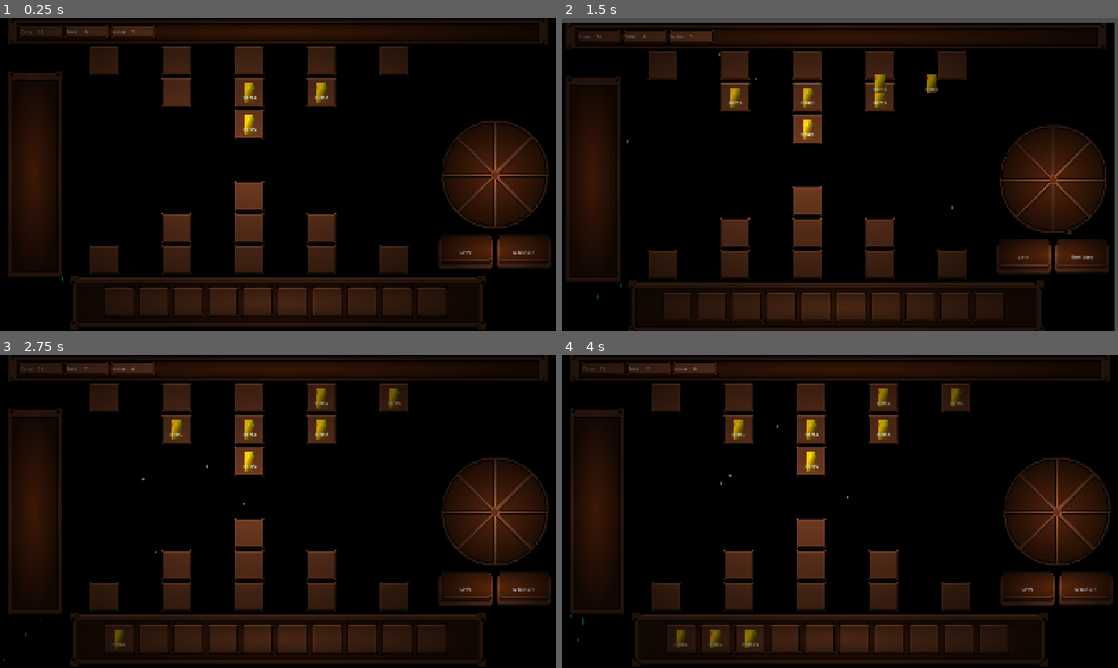
Above: before the commit, frames 1-4 (two rows, left to right).
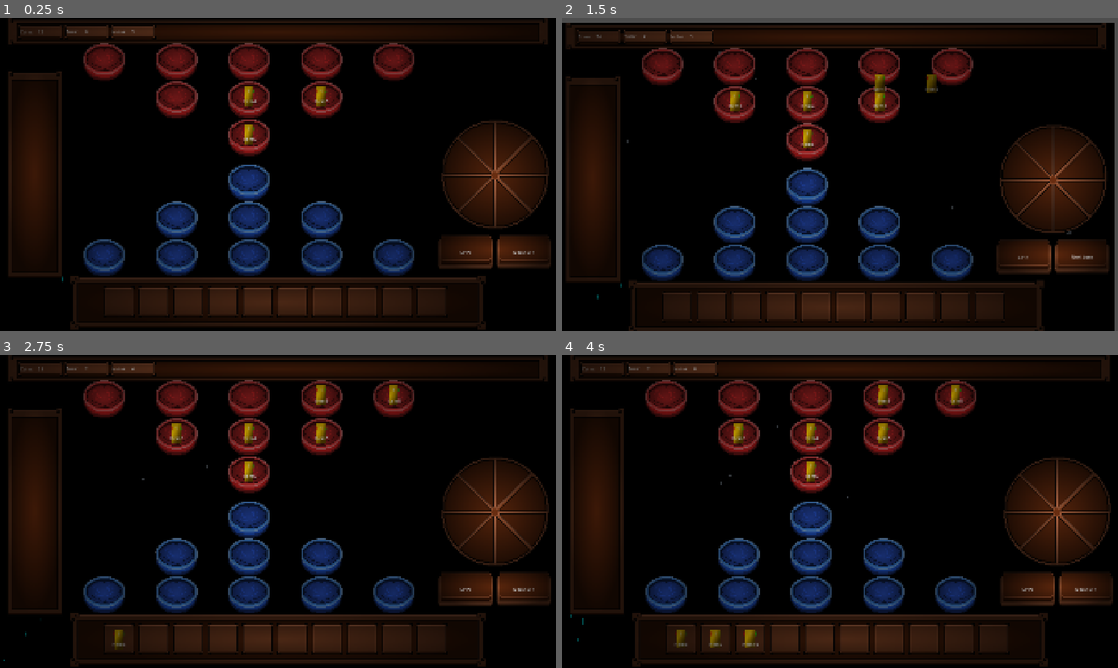
Above: after the commit, the same moments.

Repository: ArmanKianian/Untitled
Game: Godot game, scene res://scenes/game.tscn
Two runs of this game, one before a commit and one after it. Both use one fixed random seed, a clock stepped at 60 frames per second and the inputs below.
Inputs:
- Up to frame 1 (0.25 s): no input
- Up to frame 2 (1.5 s): click "Next turn" at 0.5 s; click "Next turn" at 1.25 s
- Up to frame 3 (2.75 s): click "SPIN" at 2 s
- Up to frame 4 (4 s): click "SPIN" at 2.75 s; click "SPIN" at 3.5 s

The runs differ from the first frame. In frame 1, 12% of the frame differs, in the area x 15-75%, y 8-83%; in frame 2, 12%, in the area x 11-74%, y 9-84%; in frame 3, 12%; in frame 4, 12%.

Commit message:
Graphic Update
Now we have stand for war square slots

Diff:
--- /dev/null
+++ b/scenes/enemy_stand.tscn
@@ -0,0 +1,34 @@
+[gd_scene format=3 uid="uid://ctuyshu8kwaeb"]
+
+[ext_resource type="Script" uid="uid://t4jfqi8v1qvp" path="res://scripts/slot.gd" id="1_hyckq"]
+[ext_resource type="Texture2D" uid="uid://cannd6mcrlcrh" path="res://Assets/enemy_stand.png" id="2_hyckq"]
+
+[sub_resource type="RectangleShape2D" id="RectangleShape2D_hyckq"]
+size = Vector2(106, 94)
+
+[sub_resource type="Gradient" id="Gradient_iywne"]
+colors = PackedColorArray(0.9691369, 0.9691369, 0.9691368, 1, 1, 1, 1, 0)
+
+[sub_resource type="GradientTexture2D" id="GradientTexture2D_hyckq"]
+gradient = SubResource("Gradient_iywne")
+fill = 1
+fill_from = Vector2(0.5, 0.5)
+fill_to = Vector2(0.5, 0)
+
+[node name="player_stand" type="Area2D" unique_id=1963932317]
+script = ExtResource("1_hyckq")
+
+[node name="Sprite2D" type="Sprite2D" parent="." unique_id=184291915]
+position = Vector2(0, 20)
+scale = Vector2(3, 3)
+texture = ExtResource("2_hyckq")
+
+[node name="CollisionShape2D" type="CollisionShape2D" parent="." unique_id=325315918]
+shape = SubResource("RectangleShape2D_hyckq")
+
+[node name="PointLight2D" type="PointLight2D" parent="." unique_id=1705164163]
+position = Vector2(0.49999833, 7.4999967)
+scale = Vector2(2.0028408, 2.002841)
+energy = 0.4
+texture = SubResource("GradientTexture2D_hyckq")
+texture_scale = 1.1
--- a/scenes/game.tscn
+++ b/scenes/game.tscn
@@ -58,14 +58,17 @@
 [sub_resource type="StyleBoxTexture" id="StyleBoxTexture_1kice"]
 texture = ExtResource("9_5newe")
 
-[sub_resource type="Gradient" id="Gradient_iywne"]
+[sub_resource type="Gradient" id="Gradient_1kice"]
 colors = PackedColorArray(0.9691369, 0.9691369, 0.9691368, 1, 1, 1, 1, 0)
 
 [sub_resource type="GradientTexture2D" id="GradientTexture2D_8nxoa"]
-gradient = SubResource("Gradient_iywne")
+gradient = SubResource("Gradient_1kice")
 fill = 1
 fill_from = Vector2(0.5, 0.5)
 fill_to = Vector2(0.5, 0)
+
+[sub_resource type="Gradient" id="Gradient_iywne"]
+colors = PackedColorArray(0.9691369, 0.9691369, 0.9691368, 1, 1, 1, 1, 0)
 
 [sub_resource type="GradientTexture2D" id="GradientTexture2D_1kice"]
 gradient = SubResource("Gradient_iywne")
@@ -334,6 +337,7 @@
 [node name="PointLight2D5" type="PointLight2D" parent="Lightings" unique_id=543279182]
 position = Vector2(-97.5, -52.500015)
 scale = Vector2(19.984375, 12.234374)
+energy = 0.2
 texture = SubResource("GradientTexture2D_1kice")
 
 [node name="PointLight2D6" type="PointLight2D" parent="Lightings" unique_id=1749836136]
--- /dev/null
+++ b/scenes/player_stand.tscn
@@ -0,0 +1,34 @@
+[gd_scene format=3 uid="uid://c6f5u2xnhgnxh"]
+
+[ext_resource type="Script" uid="uid://t4jfqi8v1qvp" path="res://scripts/slot.gd" id="1_v7bkm"]
+[ext_resource type="Texture2D" uid="uid://cmsy1754hhagx" path="res://Assets/player_stand.png" id="2_v7bkm"]
+
+[sub_resource type="RectangleShape2D" id="RectangleShape2D_yw4vu"]
+size = Vector2(106, 94)
+
+[sub_resource type="Gradient" id="Gradient_v7bkm"]
+colors = PackedColorArray(0.9691369, 0.9691369, 0.9691368, 1, 1, 1, 1, 0)
+
+[sub_resource type="GradientTexture2D" id="GradientTexture2D_v7bkm"]
+gradient = SubResource("Gradient_v7bkm")
+fill = 1
+fill_from = Vector2(0.5, 0.5)
+fill_to = Vector2(0.5, 0)
+
+[node name="player_stand" type="Area2D" unique_id=1963932317]
+script = ExtResource("1_v7bkm")
+
+[node name="Sprite2D" type="Sprite2D" parent="." unique_id=184291915]
+position = Vector2(0, 20)
+scale = Vector2(3, 3)
+texture = ExtResource("2_v7bkm")
+
+[node name="CollisionShape2D" type="CollisionShape2D" parent="." unique_id=1106983572]
+shape = SubResource("RectangleShape2D_yw4vu")
+
+[node name="PointLight2D" type="PointLight2D" parent="." unique_id=195798241]
+position = Vector2(0.49999833, 7.4999967)
+scale = Vector2(2.0028408, 2.002841)
+energy = 0.4
+texture = SubResource("GradientTexture2D_v7bkm")
+texture_scale = 1.1
--- a/scenes/slot.tscn
+++ b/scenes/slot.tscn
@@ -4,15 +4,15 @@
 [ext_resource type="Texture2D" uid="uid://djxpbnt3imyaf" path="res://Assets/inventory box.png" id="2_ic0fu"]
 
 [sub_resource type="RectangleShape2D" id="RectangleShape2D_yw4vu"]
-size = Vector2(88, 87)
+size = Vector2(87, 87)
 
 [node name="slot" type="Area2D" unique_id=1963932317]
 script = ExtResource("1_4v6ba")
 
-[node name="Sprite2D2" type="Sprite2D" parent="." unique_id=184291915]
+[node name="Sprite2D" type="Sprite2D" parent="." unique_id=184291915]
 scale = Vector2(3, 3)
 texture = ExtResource("2_ic0fu")
 
 [node name="CollisionShape2D" type="CollisionShape2D" parent="." unique_id=1106983572]
-position = Vector2(3, 0.5)
+position = Vector2(0.5, 0.5)
 shape = SubResource("RectangleShape2D_yw4vu")
--- a/scripts/war_square.gd
+++ b/scripts/war_square.gd
@@ -1,36 +1,38 @@
 extends Node2D
 
-const SLOT = preload("uid://cu816sfuctxvy")
+const PLAYER_STAND = preload("uid://c6f5u2xnhgnxh")
+const ENEMY_STAND = preload("uid://ctuyshu8kwaeb")
+
 
 @onready var enemy_square: Node2D = $enemy_square
 @onready var player_square: Node2D = $player_square
 
 @export var line_count = 5
-@export var first_slot_position = Vector2(-600, 295.0)
+@export var first_slot_position = Vector2(-600, 275.0)
 @export var slot_x_distance = 250
-@export var slot_y_distance = 110
+@export var slot_y_distance = 130
 
 
 var slot_position
+var slot
 func _ready() -> void:
 	# player square slots
 	var line = line_count
 	while line > 0:
 		slot_position = first_slot_position + Vector2(0, (line - line_count) * slot_y_distance)
 		for i in range(line_count - line,line):
-			player_square.add_child(add_slot(i))
+			slot = PLAYER_STAND.instantiate()
+			slot.position = slot_position + Vector2((i * slot_x_distance), 0)
+			player_square.add_child(slot)
 		line -= 1
 
 	# enemy square slots
 	line = 0
-	first_slot_position = Vector2(-600, -393.0)
+	first_slot_position = Vector2(-600, -400.0)
 	while line < line_count:
 		slot_position = first_slot_position + Vector2(0, line * slot_y_distance)
 		for i in range(line, line_count - line):
-			enemy_square.add_child(add_slot(i))
+			slot = ENEMY_STAND.instantiate()
+			slot.position = slot_position + Vector2((i * slot_x_distance), 0)
+			enemy_square.add_child(slot)
 		line += 1
-
-func add_slot(slot_count):
-	var slot = SLOT.instantiate()
-	slot.position = slot_position + Vector2((slot_count * slot_x_distance), 0)
-	return slot
Binary file added: Assets/enemy_stand.png
Not shown, added: Assets/enemy_stand.png.import
Binary file added: Assets/player_stand.png
Not shown, added: Assets/player_stand.png.import
